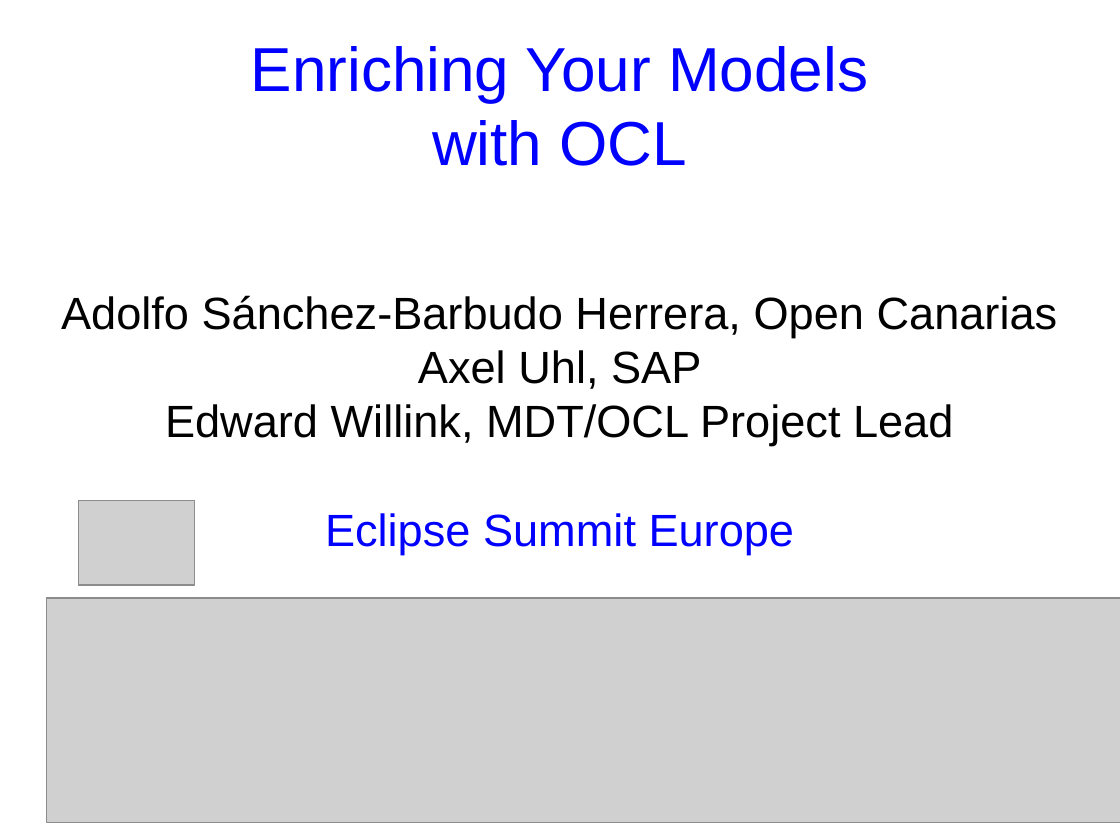
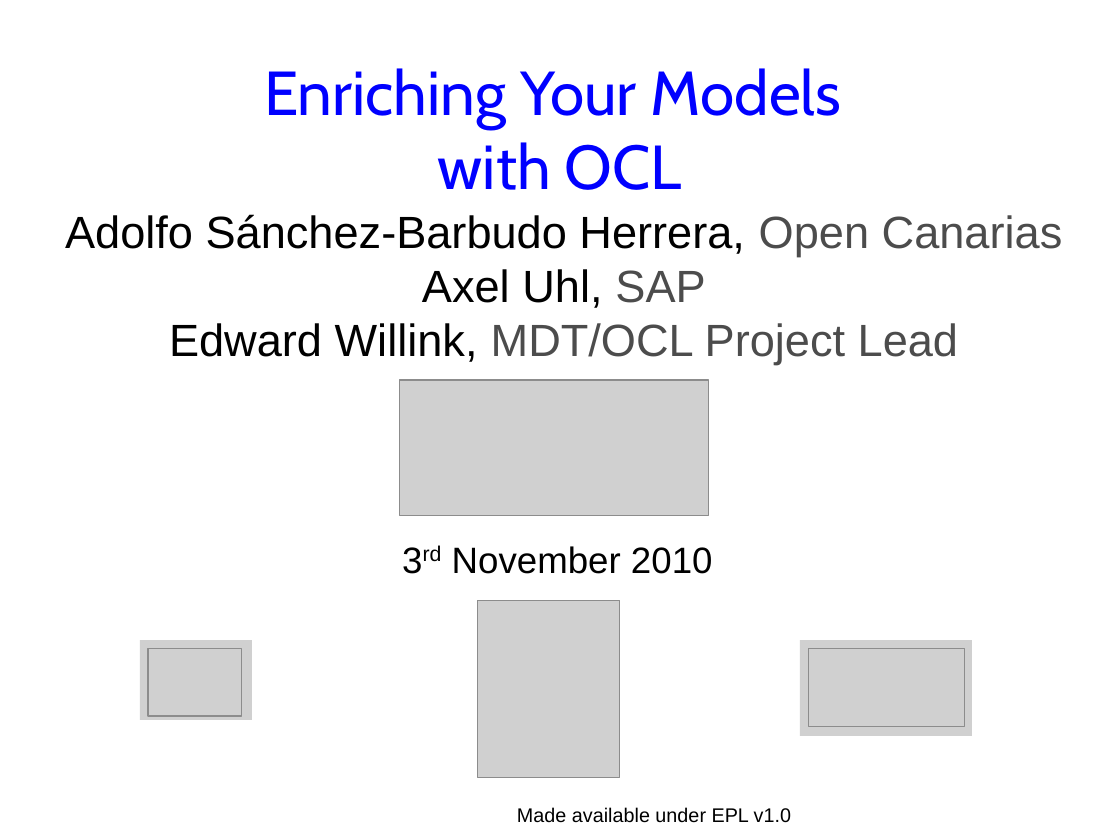
Before and after one commit to eclipse-ocl/ocl-website, a slide deck: slide 1 of ocl/docs/publications/ESE2010LongTalk/EnrichingWithOCL.odp. Drawn at 1120x840 pixels with LibreOffice and Linux fonts; fonts in the diff are those of the drawing; grey boxes stand for pictures; background and template pictures are left out. Boxes give left, top, right and bottom in pixels: in the first picture for what was removed or moved away, otherwise in the second. Text is boxed around its words. In the diff, an @@ line names an element or a change of style, - is before the commit and + after.

```diff
--- a/ocl/docs/publications/ESE2010LongTalk/EnrichingWithOCL.odp
+++ b/ocl/docs/publications/ESE2010LongTalk/EnrichingWithOCL.odp
@@ title "Enriching Your Models with OCL": place and size @@
-title "Enriching Your Models with OCL" at [251, 46, 868, 166]
+title "Enriching Your Models with OCL" at [264, 68, 841, 190]
@@ title "Enriching Your Models with OCL" at [264, 68, 841, 190]: font Arial to Cabin @@
@@ text "Adolfo Sánchez-Barbudo Herrera, Open Canarias": place and size @@
-text "Adolfo Sánchez-Barbudo Herrera, Open Canarias" at [61, 295, 1058, 554]
+text "Adolfo Sánchez-Barbudo Herrera, Open Canarias" at [65, 214, 1063, 574]
@@ text "Adolfo Sánchez-Barbudo Herrera, Open Canarias" at [65, 214, 1063, 574]: text colour #000000 to #4C4C4C in "Open Canarias", "SAP", "MDT/OCL Project Lead"; size 32 to 26 pt in "3rd November 2010"; now superscript in "3rd" @@
@@ picture added at [400, 380, 709, 515] @@
@@ text at [325, 513, 795, 554]: paragraph removed @@
-Eclipse Summit Europe
@@ picture: place and size @@
-picture at [47, 599, 1120, 823]
+picture at [478, 601, 620, 777]
@@ picture: place and size @@
-picture at [78, 500, 195, 584]
+picture at [140, 640, 252, 721]
@@ picture added at [148, 648, 242, 717] @@
@@ picture added at [800, 640, 972, 736] @@
@@ picture added at [809, 648, 965, 727] @@
@@ text "Made available under EPL v1.0" rewrapped from [678, 822, 952, 827] to [517, 807, 791, 823] @@
```
Also in this commit, not shown: 60 other slides changed.
